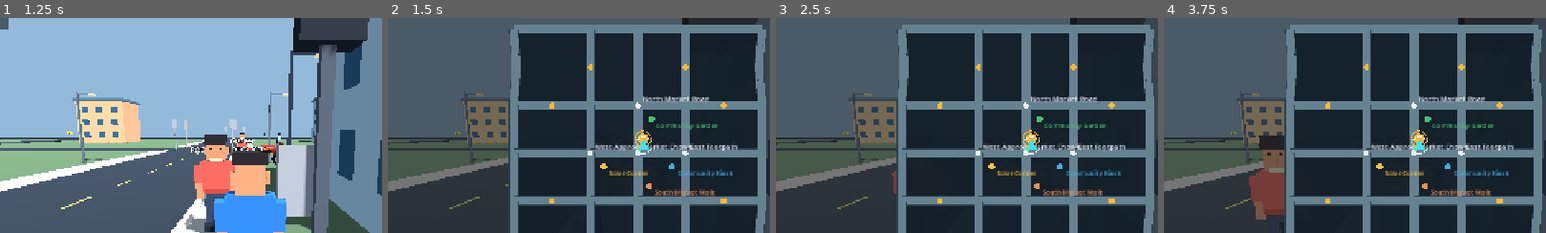
Above: before the commit, frames 1-4 (left to right).
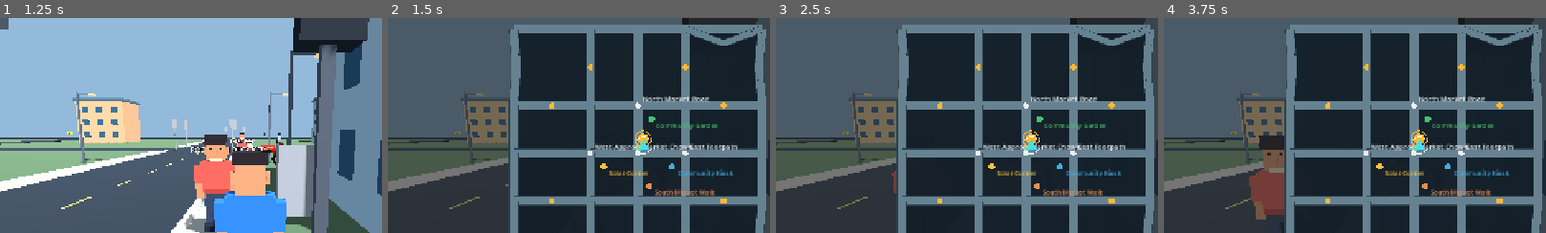
Above: after the commit, the same moments.

Repository: gauravprajapat-23/civic-chaos
Game: Godot game, scene res://scenes/core/menu.tscn
Two runs of this game, one before a commit and one after it. Both use one fixed random seed, a clock stepped at 60 frames per second and the inputs below.
Inputs:
- Up to frame 1 (1.25 s): click "START STORY" at 0.5 s
- Up to frame 2 (1.5 s): click "MAP" at 1.25 s
- Up to frame 3 (2.5 s): click "−" at 2 s
- Up to frame 4 (3.75 s): click "+" at 2.75 s; click "ALL" at 3.5 s
The pictures show only the part of the screen within x 17-67%, y 9-59%; the shares and areas given below are measured in that part.

Frame 1 is identical in both runs. In frame 2, 0.5% of the frame differs, in the area x 78-98%, y 3-13%; in frame 3, 0.5%; in frame 4, 0.5%.

Commit message:
feat(WORLD-002C2): append connected neighborhood loop to authoritative 40 legacy roads [skip ci]

Diff:
--- a/scripts/world/city_network_definition.gd
+++ b/scripts/world/city_network_definition.gd
@@ -8,6 +8,7 @@
 const Layout = preload("res://scripts/world/city_road_layout.gd")
 const Organic = preload("res://scripts/world/organic_road_geometry.gd")
 const EastCurves = preload("res://scripts/world/world_002_road_curves.gd")
+const NeighborhoodLink = preload("res://scripts/world/world_002_neighborhood_connector.gd")
 const SCHEMA_VERSION: int = 1
 const LEGACY_LANE_BASE: int = 100
 const FUTURE_LANE_BASE: int = 1000
@@ -33,7 +34,8 @@
                 "position": Vector3(axes[xi], 0.0, axes[zi]),
                 "junction_form": form,
                 "junction_type": SIGNALIZED if key == MAIN_JUNCTION_ID else (
-                    PRIORITY_T if key == "0:1" else LEGACY_OUTER)})
+                    PRIORITY_T if key == "0:1" or key == "4:0" else LEGACY_OUTER)})
+    result.append_array(NeighborhoodLink.nodes())
     return result
 
 ## Each edge is an undirected physical street with TWO directed lane IDs.
@@ -70,6 +72,8 @@
                     "challenge": challenge,
                     "vehicle_access": true})
                 lane_id += 2
+    # Append only: retain all 40 old road IDs/ordering/geometry for saves.
+    result.append_array(NeighborhoodLink.road_definitions())
     return result
 
 static func bounds() -> Rect2:
